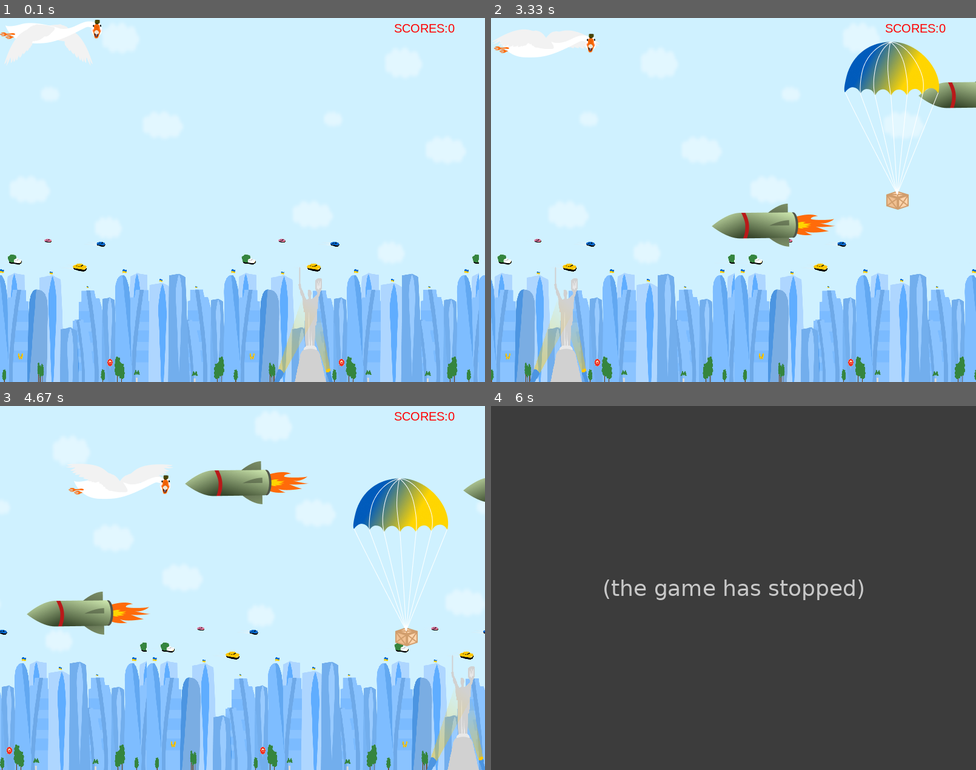
Above: before the commit, frames 1-4 (two rows, left to right).
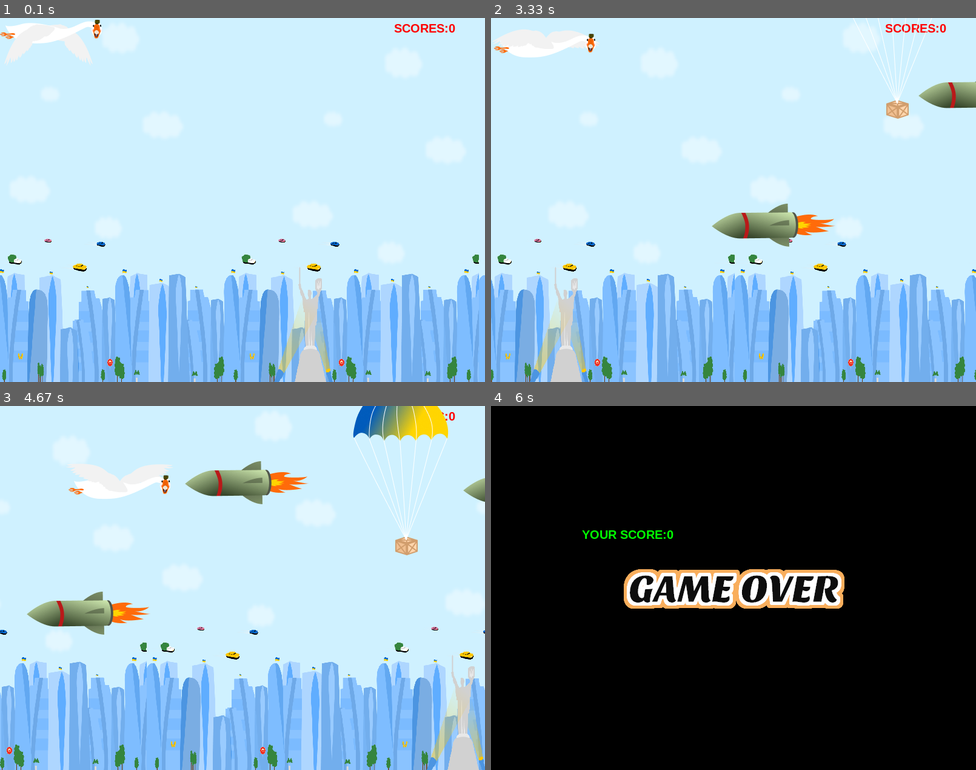
Above: after the commit, the same moments.

Repository: sergk1972/PyGame_1
Game: pygame game, started from main.py
Same seed, same stepped clock (60 frames per second), same inputs: the game is played once before the commit and once after it.
Inputs:
- Up to frame 1 (0.1 s): no input
- Up to frame 2 (3.33 s): hold Right 0.33-0.8 s; hold Up 0.83-1.13 s; hold Right 1.17-1.63 s; hold Left 1.67-2.2 s; hold Down 2.23-2.53 s; hold Left 2.57-2.97 s; hold Up from 3 s (still down)
- Up to frame 3 (4.67 s): release Up at 3.37 s; hold Right 3.4-4.03 s; hold Down 4.07-4.43 s; hold Left from 4.47 s (still down)
- Up to frame 4 (6 s): release Left at 4.93 s; hold Right 4.97-5.43 s

The runs differ from the first frame. In frame 1, 0.1% of the frame differs, in the area x 81-94%, y 1-4%; in frame 2, 2.9%; in frame 3, 4.4%; in frame 4, 100%, in the area x 0-100%, y 0-100%.
Before the commit the program exited at 4.98 s; later frames show no game.

Commit message:
Add game_over screen

Diff:
--- a/main.py
+++ b/main.py
@@ -1,7 +1,9 @@
 import pygame
-from pygame.constants import QUIT, K_DOWN, K_UP, K_RIGHT, K_LEFT
+from pygame.constants import QUIT, K_DOWN, K_UP, K_RIGHT, K_LEFT, K_SPACE
 from random import randint
 from os import listdir
+import sys
+
 
 pygame.init()
 FPS = pygame.time.Clock()
@@ -10,7 +12,7 @@
 WHITE = 255, 255, 255
 RED = 255, 0, 0
 GREEN = 0, 255, 0
-font = pygame.font.SysFont('Helvetica', 20)
+font = pygame.font.SysFont('Helvetica', 20, True)
 
 main_surface = pygame.display.set_mode(screen)
 pygame.display.set_caption("SUPER BALL")
@@ -38,9 +40,31 @@
 
 def create_bonus():
     bonus = pygame.image.load('images/bonus.png').convert_alpha()
-    bonus_rect = pygame.Rect(randint(100, wigth-100), 0, *bonus.get_size())
+    bonus_rect = pygame.Rect(
+        randint(100, wigth-100), -150, *bonus.get_size())
     bonus_speed = randint(1, 3)
     return [bonus, bonus_rect, bonus_speed]
+
+
+def game_over():
+    while True:
+        FPS.tick(60)
+        main_surface = pygame.display.set_mode((800, 600))
+        g_over = pygame.image.load('images/GAME OVER.png').convert_alpha()
+        g_over_rect = g_over.get_rect()  # pygame.Rect(150, 250, *g_over.get_size())
+        main_surface_rect = main_surface.get_rect()
+        g_over_rect.centerx = main_surface_rect.centerx
+        g_over_rect.centery = main_surface_rect.centery
+        main_surface.fill(BLACK)
+        main_surface.blit(font.render(
+            'YOUR SCORE:' + str(scores), True, GREEN), (150, 200))
+        main_surface.blit(g_over, g_over_rect)
+
+        for event in pygame.event.get():
+            if event.type == QUIT:
+                sys.exit()
+
+        pygame.display.flip()
 
 
 CREATE_ENEMY = pygame.USEREVENT + 1
@@ -96,7 +120,9 @@
         if enemy[1].left < 0:
             enemies.pop(enemies.index(enemy))
         if ball_rect.colliderect(enemy[1]):
-            is_working = False
+            # is_working = False
+            game_over()
+
     for bonus in bonuses:
         main_surface.blit(bonus[0], bonus[1])
         bonus[1] = bonus[1].move(0, bonus[2])
Binary file added: images/GAME OVER.png
